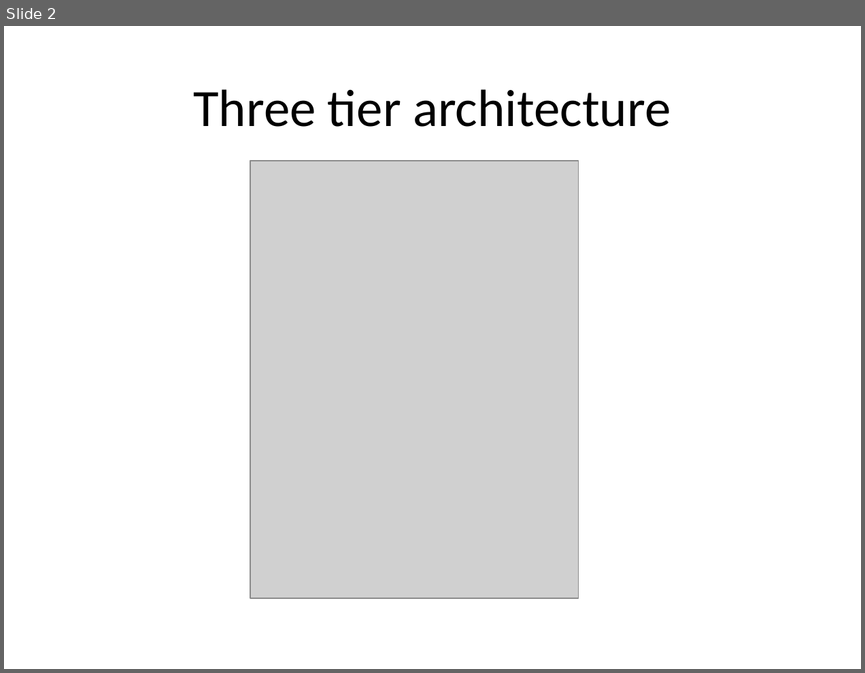
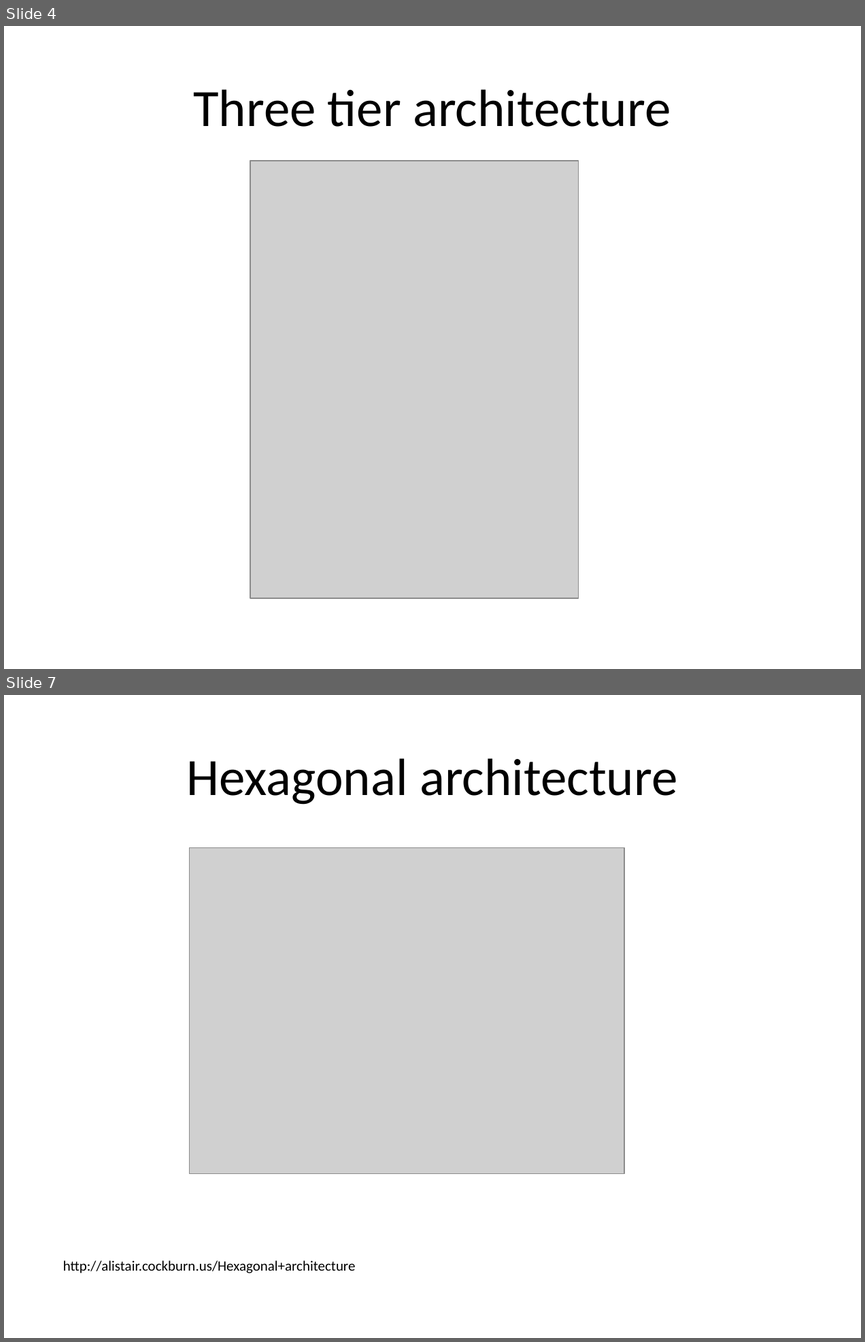
Before and after one commit to piotrcierpich/IntroToArchitecture, a slide deck: IntroToArchitecture.pptx. Shown one above the other, each under a label of ours: slide 2 before the commit, slides 4 and 7 after it; the slides between them are not shown. The pictures are 865x673 and 865x1342 pixels, drawn with LibreOffice and Linux fonts; fonts in the diff are those of the drawing; grey boxes stand for pictures. Boxes give left, top, right and bottom in pixels: in the first picture for what was removed or moved away, otherwise in the second. Text is boxed around its words. In the diff, an @@ line names an element or a change of style, - is before the commit and + after.

Commit message:
added layers and intro slides and text

```diff
--- a/IntroToArchitecture.pptx
+++ b/IntroToArchitecture.pptx
@@ slide 7 added at (x1=4, y1=695, x2=861, y2=1338), background #FFFFFF @@
@@ title added at (x1=187, y1=758, x2=677, y2=804), 44 pt, text #000000 @@
+Hexagonal architecture
@@ picture added at (x1=190, y1=847, x2=624, y2=1173) @@
@@ text added at (x1=63, y1=1260, x2=356, y2=1273), 12 pt, text #000000 @@
+http://alistair.cockburn.us/Hexagonal+architecture
@@ what was slide 2 is now slide 4 @@
```
Also in this commit, not shown: 1 slide changed, 8 other slides added, 1 slide removed, 1 other file.
